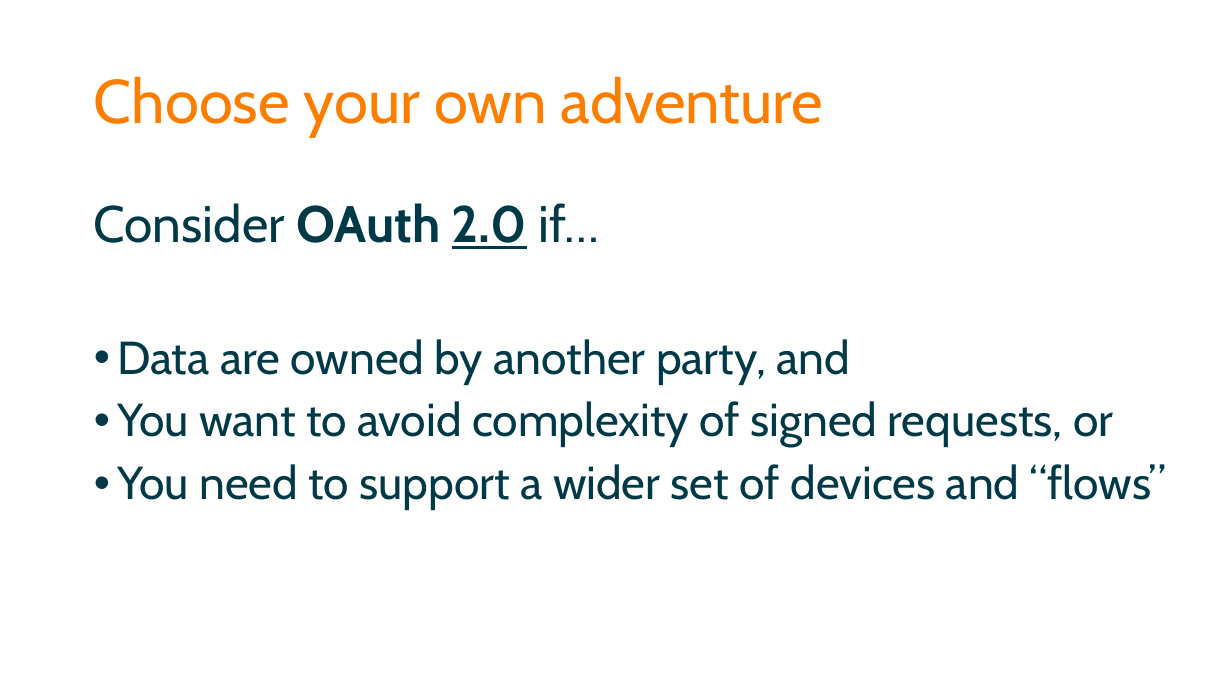
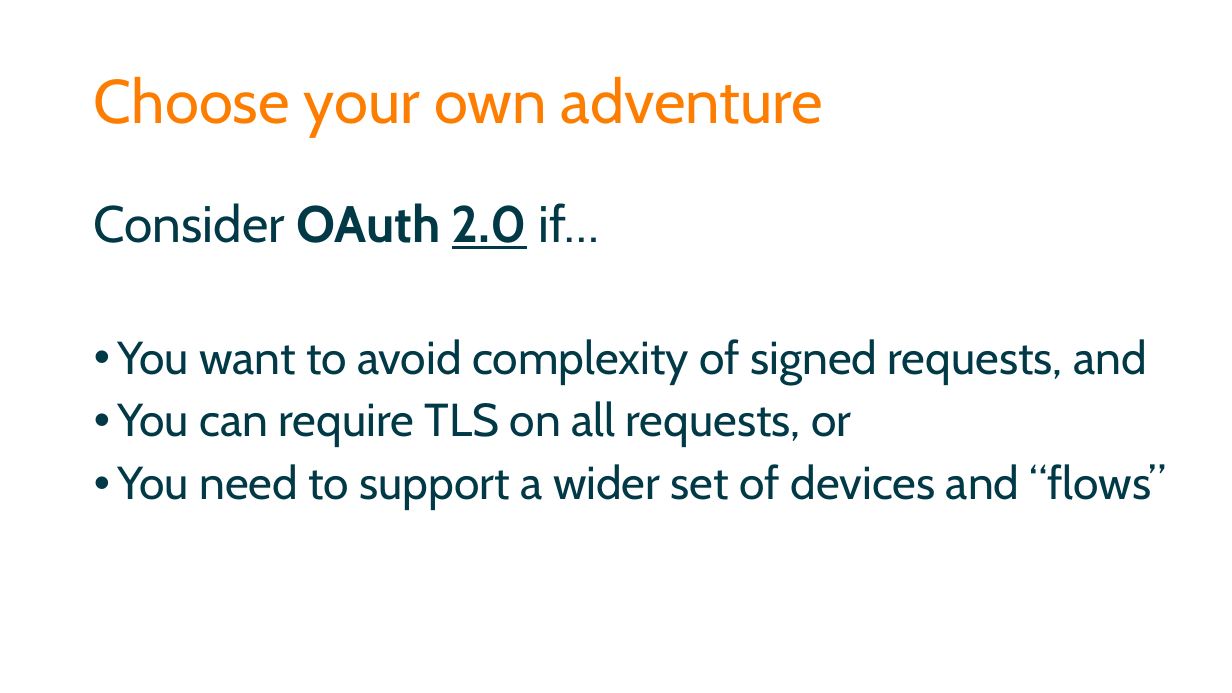
Before and after one commit to spetryjohnson/Securing-Your-API-Endpoints, a slide deck: slide 63 of Securing Your API Endpoints.pptx (slide 64 before the commit). Drawn at 1232x693 pixels with LibreOffice and Linux fonts; fonts in the diff are those of the drawing. Boxes give left, top, right and bottom in pixels: in the first picture for what was removed or moved away, otherwise in the second. Text is boxed around its words. In the diff, an @@ line names an element or a change of style, - is before the commit and + after.

```diff
--- a/Securing Your API Endpoints.pptx
+++ b/Securing Your API Endpoints.pptx
@@ text at (117, 339, 1147, 447): text changed @@
-• Data are owned by another party, and
-• You want to avoid complexity of signed requests, or
+• You want to avoid complexity of signed requests, and
+• You can require TLS on all requests, or
```
Also in this commit, not shown: 2 other slides changed, 1 slide removed, 1 other file.
